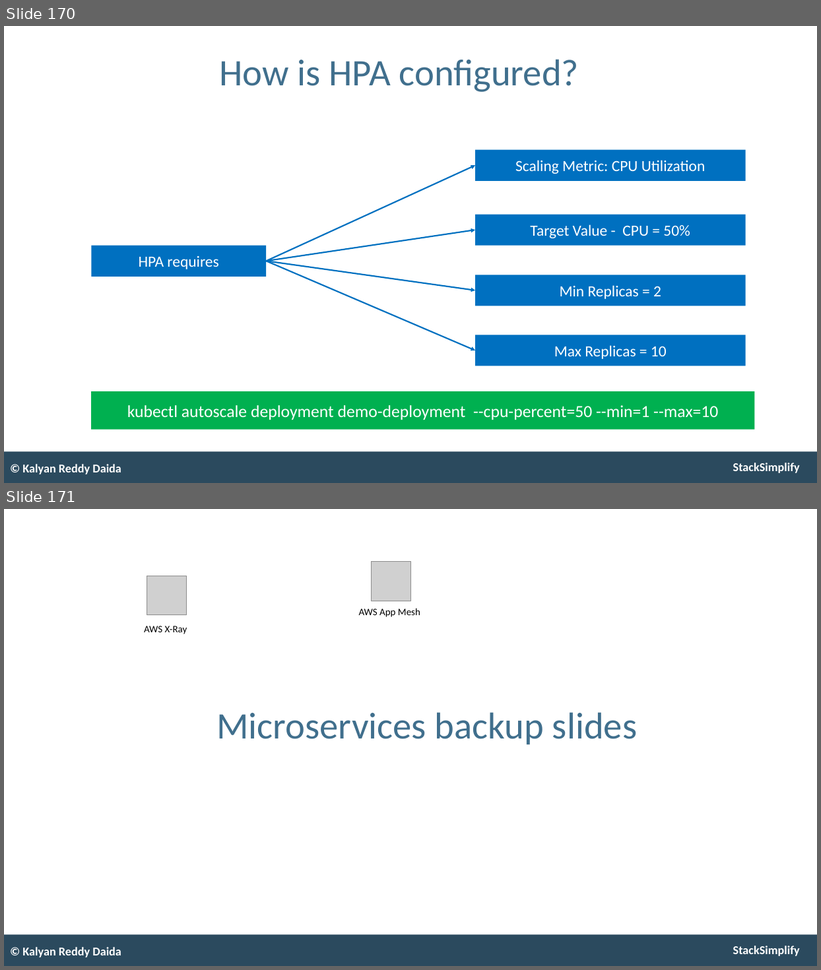
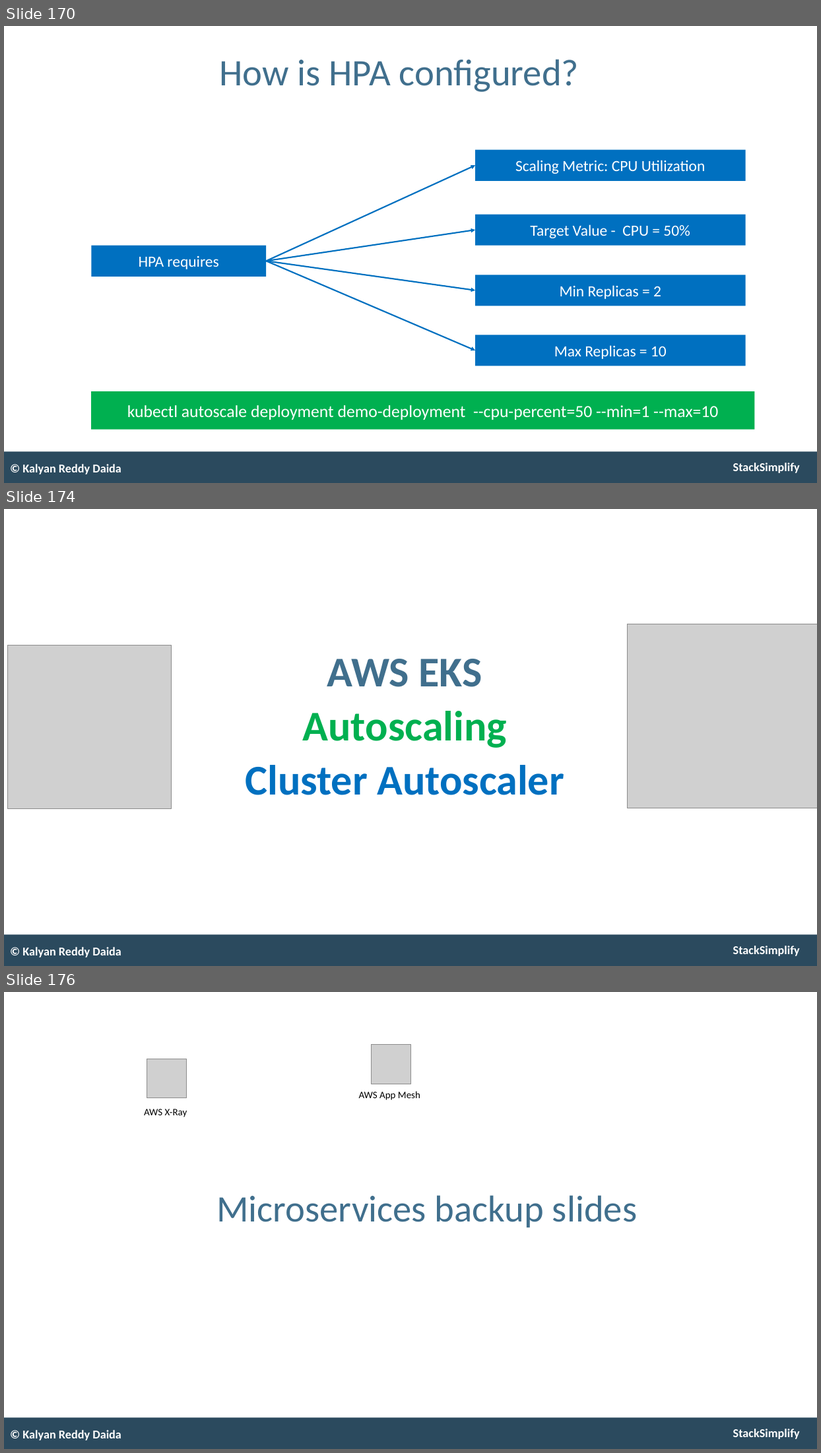
Before and after one commit to talvionyx/aws-eks-kubernetes-masterclass, a slide deck: presentation/AWS-Fargate-and-EKS-Masterclass.pptx. Shown one above the other, each under a label of ours: slides 170 and 171 before the commit, slides 170, 174 and 176 after it; the slides between them are not shown. The pictures are 821x970 and 821x1453 pixels, drawn with LibreOffice and Linux fonts; fonts in the diff are those of the drawing; grey boxes stand for pictures. Boxes give left, top, right and bottom in pixels: in the first picture for what was removed or moved away, otherwise in the second. Text is boxed around its words. In the diff, an @@ line names an element or a change of style, - is before the commit and + after.

```diff
--- a/presentation/AWS-Fargate-and-EKS-Masterclass.pptx
+++ b/presentation/AWS-Fargate-and-EKS-Masterclass.pptx
@@ slide 174 added at [4,509,817,966], background #FFFFFF; not listed: 2 template elements that a slide beside it also shows @@
@@ picture added at [627,624,817,809] @@
@@ picture added at [7,645,171,809] @@
@@ text added at [245,659,564,795], 60 pt, text #0070C0, bold @@
+AWS EKS
+Autoscaling
+Cluster Autoscaler
@@ text added at [22,947,121,958], 17 pt, text #FFFFFF, bold @@
+© Kalyan Reddy Daida
@@ what was slide 171 is now slide 176 @@
```
Also in this commit, not shown: 4 other slides added, 5 other files.
